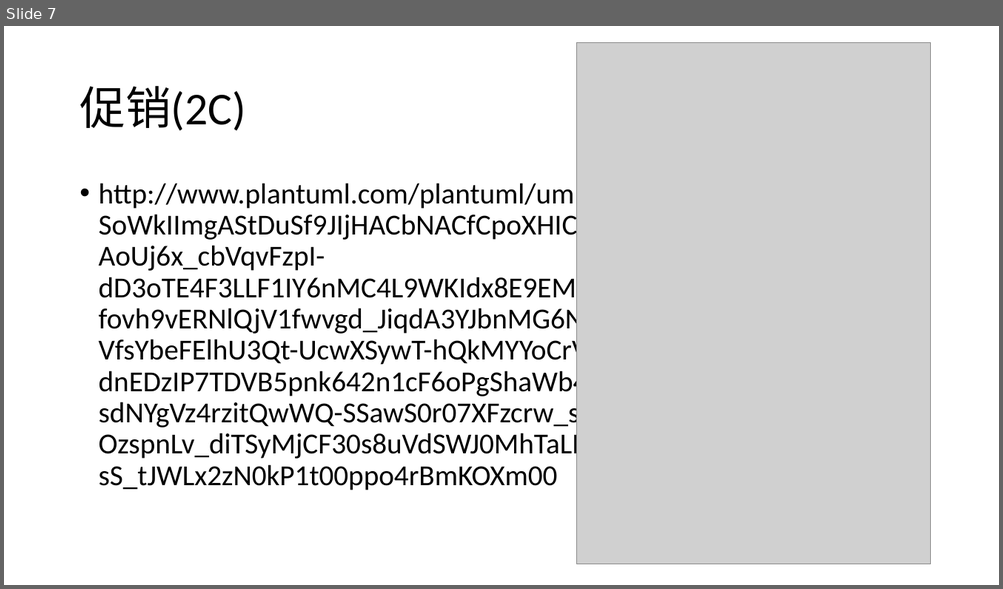
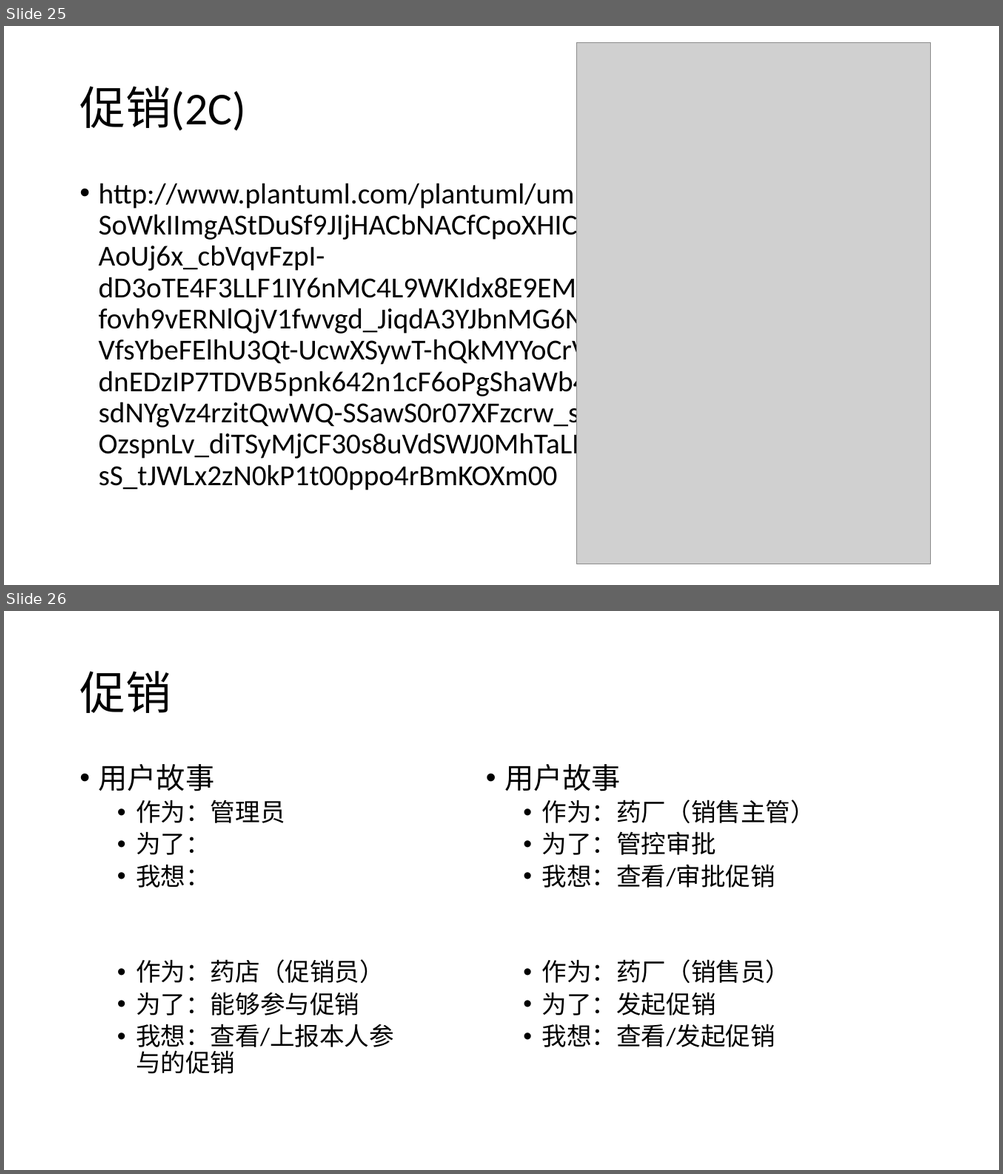
Before and after one commit to swansrp/Tanya, a slide deck: doc/prd.pptx. Shown one above the other, each under a label of ours: slide 7 before the commit, slides 25 and 26 after it. The pictures are 1003x589 and 1003x1174 pixels, drawn with LibreOffice and Linux fonts; fonts in the diff are those of the drawing; grey boxes stand for pictures. Boxes give left, top, right and bottom in pixels: in the first picture for what was removed or moved away, otherwise in the second. Text is boxed around its words. In the diff, an @@ line names an element or a change of style, - is before the commit and + after.

```diff
--- a/doc/prd.pptx
+++ b/doc/prd.pptx
@@ slide 26 added at <box>4,611,999,1170</box>, background #FFFFFF @@
@@ title added at <box>79,671,170,713</box>, 44 pt, text #000000 @@
+促销
@@ text added at <box>99,764,394,1074</box>, 24 pt, text #000000 @@
+• 用户故事
+  • 作为：管理员
+  • 为了：
+  • 我想：
+  • 作为：药店（促销员）
+  • 为了：能够参与促销
+  • 我想：查看/上报本人参与的促销
@@ text added at <box>504,764,816,1048</box>, 24 pt, text #000000 @@
+• 用户故事
+  • 作为：药厂（销售主管）
+  • 为了：管控审批
+  • 我想：查看/审批促销
+  • 作为：药厂（销售员）
+  • 为了：发起促销
+  • 我想：查看/发起促销
@@ what was slide 7 is now slide 25 @@
```
Also in this commit, not shown: 2 slides changed, 21 other slides added.
